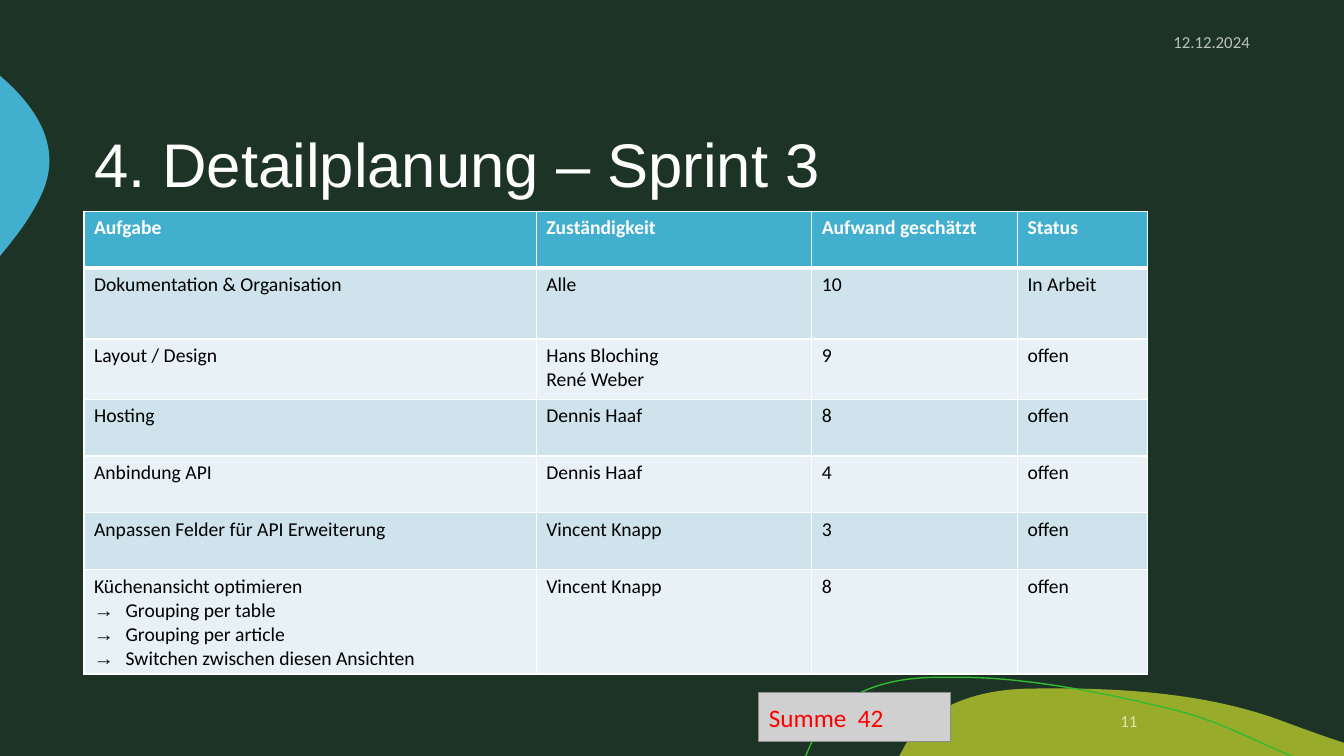
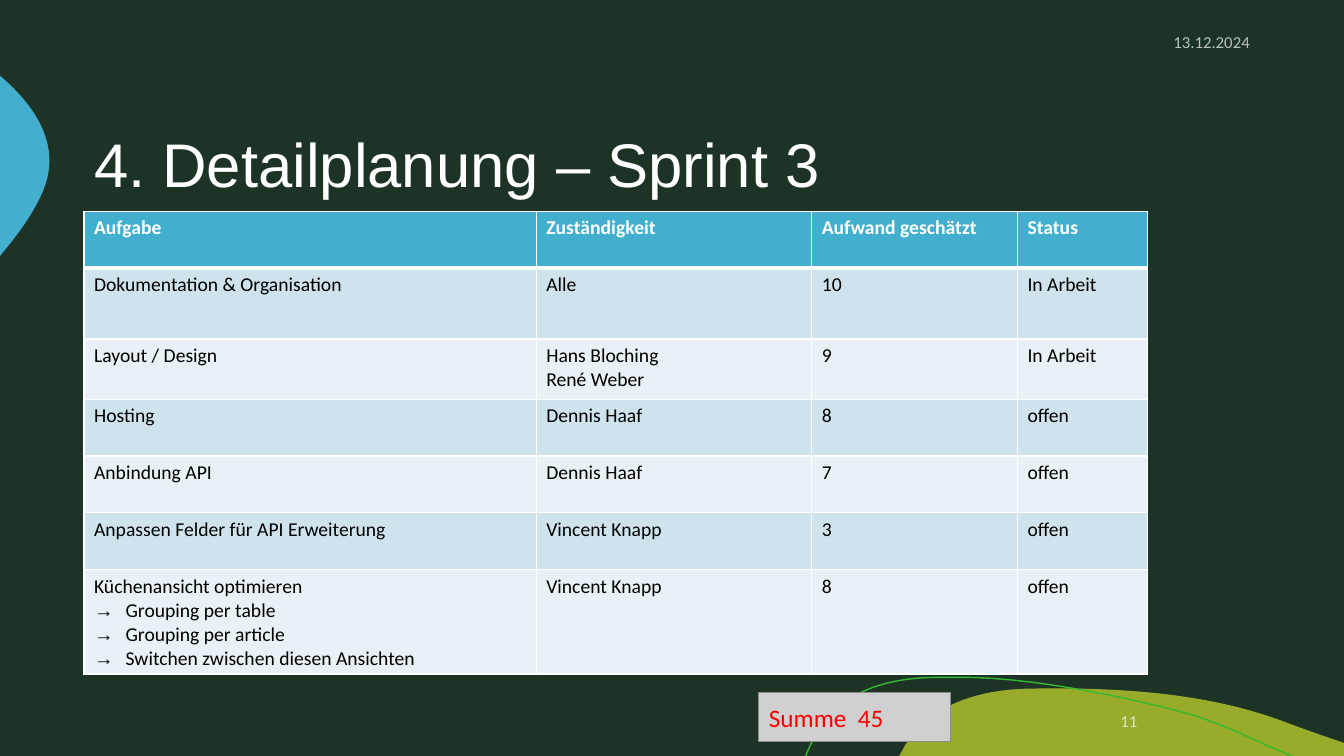
Before and after one commit to zIExpantion/ZumGelbenBach, a slide deck: slide 11 of Dokumente/Sprint-Backlog/Sprint-Backlog2.pptx. Drawn at 1344x756 pixels with LibreOffice and Linux fonts; fonts in the diff are those of the drawing; grey boxes stand for pictures; background and template pictures are left out. Boxes give left, top, right and bottom in pixels: in the first picture for what was removed or moved away, otherwise in the second. Text is boxed around its words. In the diff, an @@ line names an element or a change of style, - is before the commit and + after.

```diff
--- a/Dokumente/Sprint-Backlog/Sprint-Backlog2.pptx
+++ b/Dokumente/Sprint-Backlog/Sprint-Backlog2.pptx
@@ text at (x1=1173, y1=37, x2=1249, y2=48): text changed @@
-12.12.2024
+13.12.2024
@@ table at (x1=84, y1=212, x2=1147, y2=675) @@
-row 3, column 4: offen
+row 3, column 4: In Arbeit
-row 5, column 3: 4
+row 5, column 3: 7
@@ text at (x1=769, y1=710, x2=884, y2=727): text changed @@
-Summe 42
+Summe 45
```
Also in this commit, not shown: 14 other slides changed, 1 other file.
